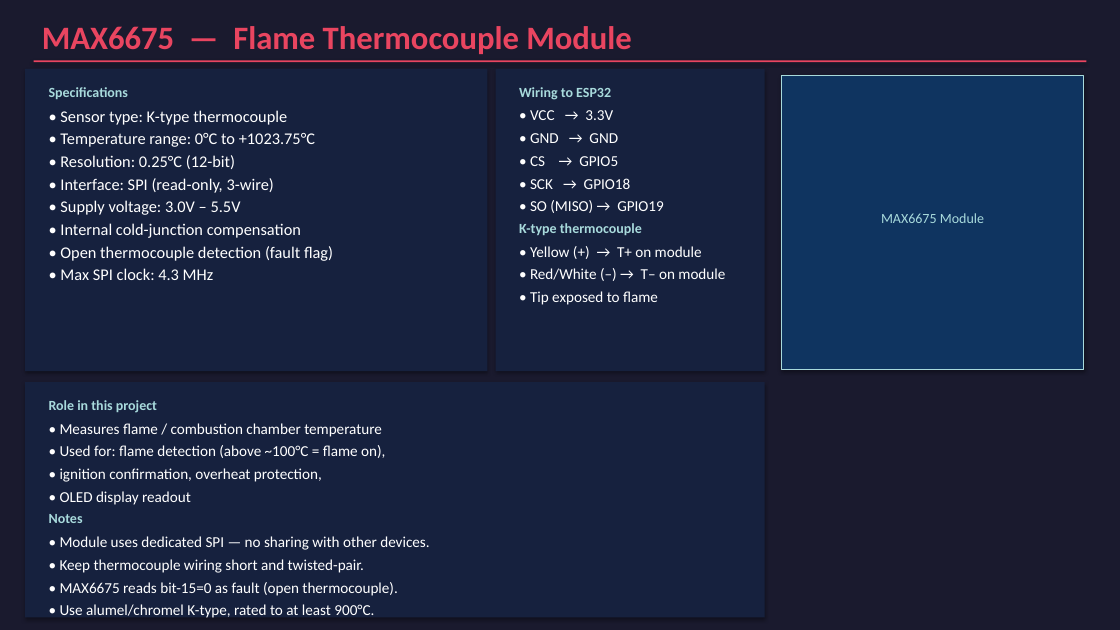
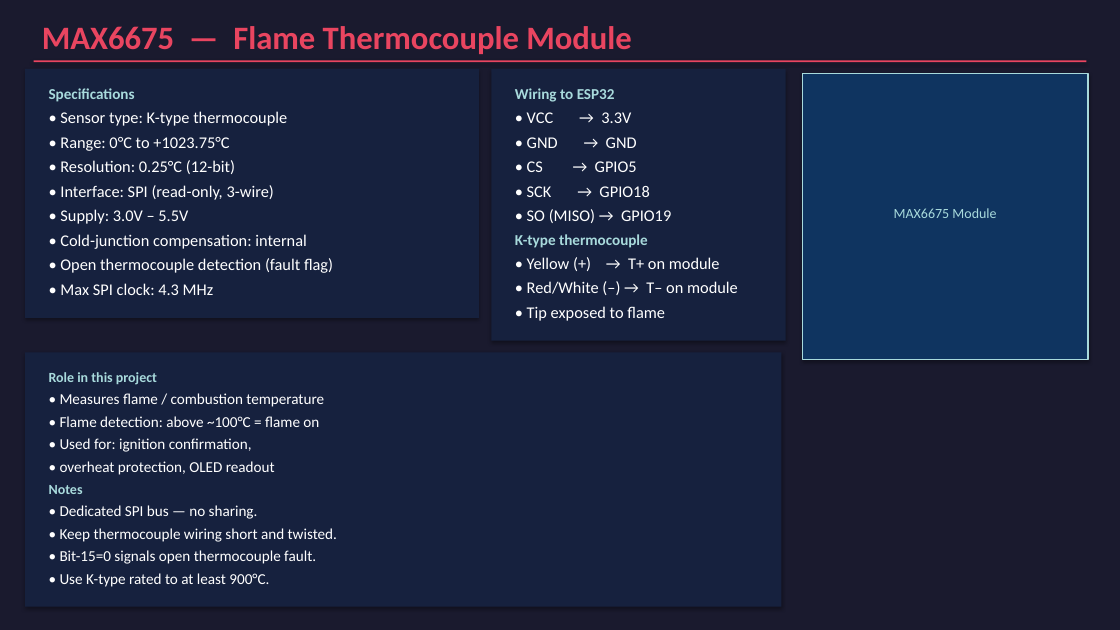
Before and after one commit to Tinklefinger/pellet-burner, a slide deck: slide 5 of docs/Pellet_Burner_Components.pptx. Drawn at 1120x630 pixels with LibreOffice and Linux fonts; fonts in the diff are those of the drawing. Boxes give left, top, right and bottom in pixels: in the first picture for what was removed or moved away, otherwise in the second. Text is boxed around its words. In the diff, an @@ line names an element or a change of style, - is before the commit and + after.

```diff
--- a/docs/Pellet_Burner_Components.pptx
+++ b/docs/Pellet_Burner_Components.pptx
@@ rectangle: place and size @@
-rectangle at (25,69,487,371)
+rectangle at (25,69,479,318)
@@ rectangle: place and size @@
-rectangle at (496,69,765,371)
+rectangle at (492,69,786,340)
@@ rectangle: place and size @@
-rectangle at (781,76,1084,370)
+rectangle at (802,74,1088,360)
@@ text at (60,137,229,151): text changed @@
-• Temperature range: 0°C to +1023.75°C
+• Range: 0°C to +1023.75°C
@@ text "• Resolution: 0.25°C (12-bit)": place and size @@
-text "• Resolution: 0.25°C (12-bit)" at (60,155,235,169)
+text "• Resolution: 0.25°C (12-bit)" at (60,160,235,174)
@@ text "• Interface: SPI (read-only, 3-wire)": place and size @@
-text "• Interface: SPI (read-only, 3-wire)" at (60,178,274,193)
+text "• Interface: SPI (read-only, 3-wire)" at (60,185,274,200)
@@ text "• SCK → GPIO18": place and size @@
-text "• SCK → GPIO18" at (530,178,631,189)
+text "• SCK → GPIO18" at (527,186,649,197)
@@ text at (60,209,188,224): text changed @@
-• Supply voltage: 3.0V – 5.5V
+• Supply: 3.0V – 5.5V
@@ text "• SO (MISO) → GPIO19": place and size @@
-text "• SO (MISO) → GPIO19" at (530,200,664,213)
+text "• SO (MISO) → GPIO19" at (527,209,671,223)
@@ text "MAX6675 Module": place and size @@
-text "MAX6675 Module" at (881,213,984,223)
+text "MAX6675 Module" at (894,208,996,218)
@@ text at (60,234,307,249): text changed @@
-• Internal cold-junction compensation
+• Cold-junction compensation: internal
@@ size 12 to 13 pt in 3 elements at (49,88,135,102), (515,88,615,102), (515,234,648,248) @@
@@ text "K-type thermocouple": place and size @@
-text "K-type thermocouple" at (519,223,642,235)
+text "K-type thermocouple" at (515,234,648,248)
@@ text "• Open thermocouple detection (fault ...": place and size @@
-text "• Open thermocouple detection (fault ..." at (60,246,333,261)
+text "• Open thermocouple detection (fault ..." at (60,258,333,273)
@@ text "• Yellow (+) → T+ ...": place and size @@
-text "• Yellow (+) → T+ ..." at (530,246,702,257)
+text "• Yellow (+) → T+ ..." at (527,257,720,269)
@@ text "• Max SPI clock: 4.3 ...": place and size @@
-text "• Max SPI clock: 4.3 ..." at (60,268,214,280)
+text "• Max SPI clock: 4.3 ..." at (60,283,214,295)
@@ size 13 to 14 pt in 8 elements at (527,112,631,123), (527,137,637,148), (527,161,637,172), (527,186,649,197), (527,209,671,223), (527,257,720,269), (527,281,738,294), (527,306,665,321) @@
@@ text "• Red/White (–) → T– ...": place and size @@
-text "• Red/White (–) → T– ..." at (530,268,725,280)
+text "• Red/White (–) → T– ..." at (527,281,738,294)
@@ text "• Tip exposed to flame": place and size @@
-text "• Tip exposed to flame" at (530,291,658,305)
+text "• Tip exposed to flame" at (527,306,665,321)
@@ rectangle: place and size @@
-rectangle at (25,382,765,618)
+rectangle at (25,353,781,607)
@@ text "Role in this project": place and size @@
-text "Role in this project" at (49,400,157,413)
+text "Role in this project" at (49,372,157,385)
@@ text at (60,393,324,407): text changed @@
-• Measures flame / combustion chamber temperature
+• Measures flame / combustion temperature
@@ text at (60,416,319,427): text changed @@
-• Used for: flame detection (above ~100°C = flame on),
+• Flame detection: above ~100°C = flame on
@@ text at (60,438,252,452): text changed @@
-• ignition confirmation, overheat protection,
+• Used for: ignition confirmation,
@@ text "Notes": place and size @@
-text "Notes" at (49,514,83,523)
+text "Notes" at (49,485,83,494)
@@ text at (60,461,275,475): text changed @@
-• OLED display readout
+• overheat protection, OLED readout
@@ text at (60,505,258,519): text changed @@
-• Module uses dedicated SPI — no sharing with other devices.
+• Dedicated SPI bus — no sharing.
@@ text at (60,528,337,542): text changed @@
-• Keep thermocouple wiring short and twisted-pair.
+• Keep thermocouple wiring short and twisted.
@@ text at (60,550,316,564): text changed @@
-• MAX6675 reads bit-15=0 as fault (open thermocouple).
+• Bit-15=0 signals open thermocouple fault.
@@ text at (60,573,269,587): text changed @@
-• Use alumel/chromel K-type, rated to at least 900°C.
+• Use K-type rated to at least 900°C.
```
Also in this commit, not shown: 9 other slides changed, 1 other file.
